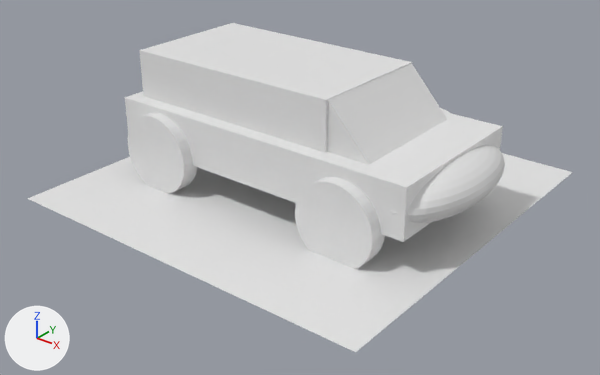
The Blender file gameDev/modeling/01 introduction to blender/fiatUno.blend, before and after one commit.
The view is the same before and after, from a 50 mm lens placed at (11.28, -16.37, 9.16), pointed at (-0.18, -2.04, 0.27). Lighting does not change. The marker at lower left points along +X, +Y and +Z.
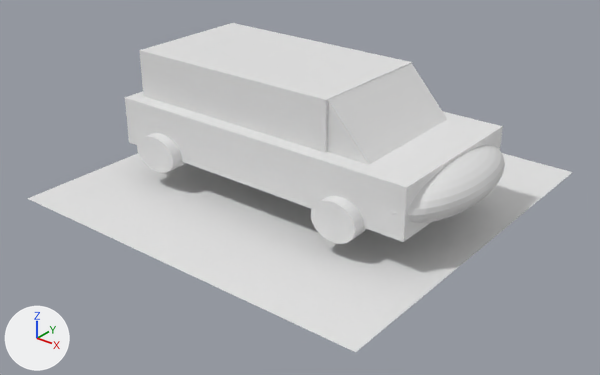
The edits, one by one:
Object 'Cylinder.003' (ob_cylinder_003) is rescaled from (1.01, 1.01, 0.232) to (0.644, 0.454, 0.232).
Object 'Cylinder.001' (ob_cylinder_001) moves from (2.25, -3.76, 0.83) to (2.25, -3.76, 0.94).
Object 'Cylinder.001' (ob_cylinder_001) is rescaled from (1.01, 1.01, 0.232) to (0.574, 0.472, 0.232).

Where the change shows, as pixel boxes (x1, y1, x2, y2) in the pictures (600 x 375 px):
'Cylinder.001', moved, rescaled (38% narrower, 47% shorter): before (295, 177, 385, 269); after (311, 196, 366, 244)
'Cylinder.003', rescaled (31% narrower, 51% shorter): before (127, 112, 197, 194); after (137, 133, 185, 173)
